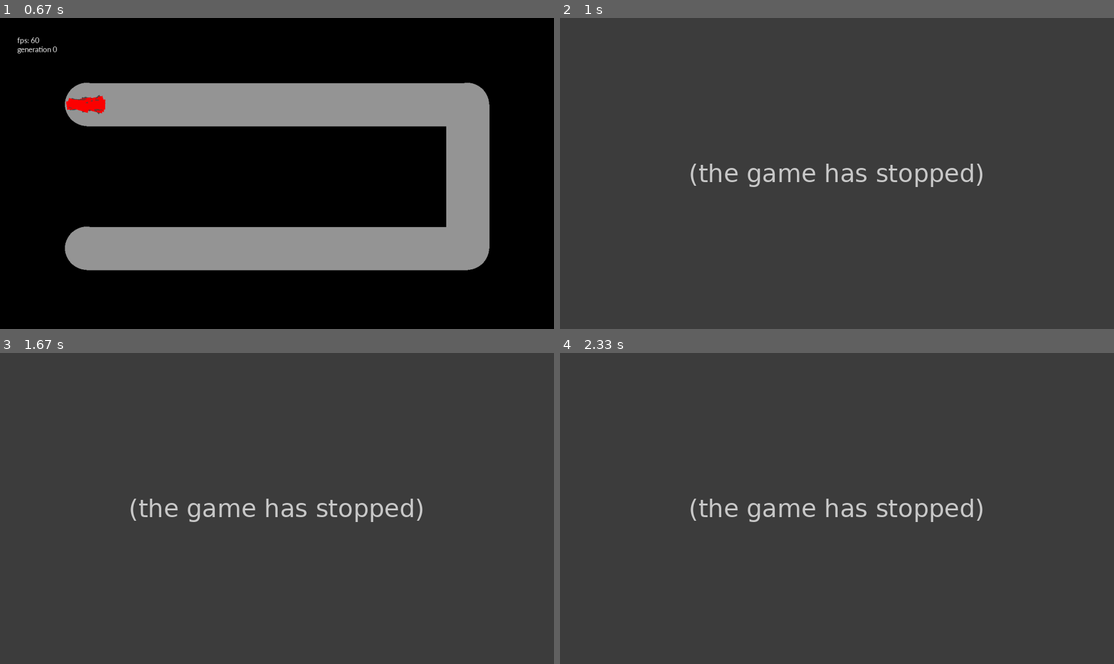
Above: before the commit, frames 1-4 (two rows, left to right).
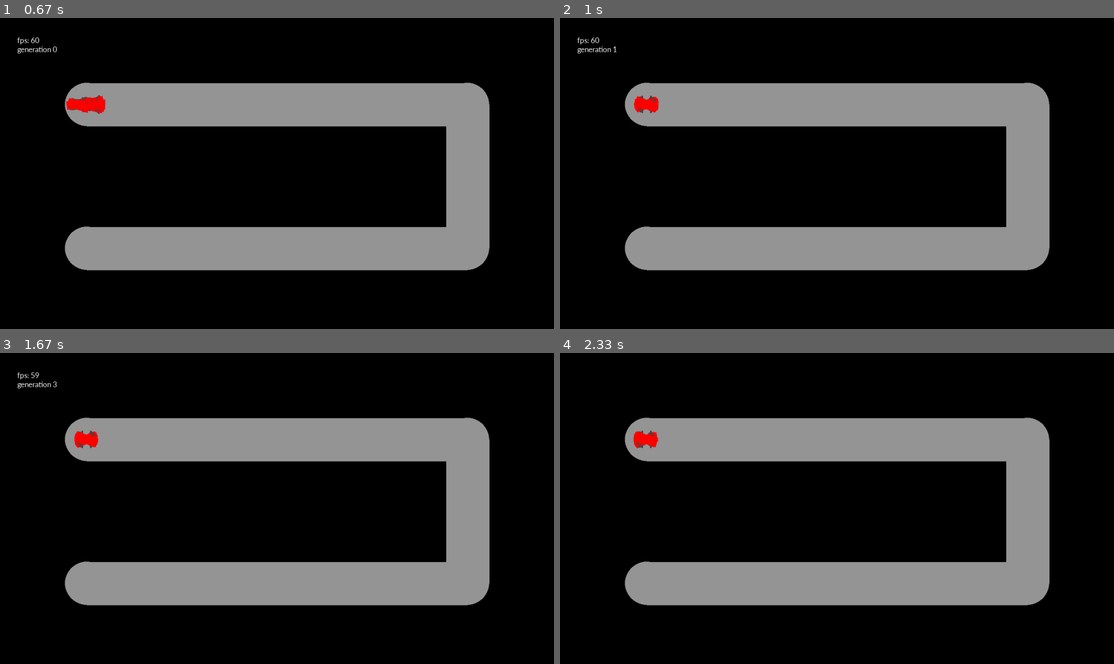
Above: after the commit, the same moments.

Repository: alexelwood14/Hello-AI
Game: pygame game, started from main.py
Two runs of this game, one before a commit and one after it. Both use one fixed random seed, a clock stepped at 60 frames per second and the inputs below.
Inputs:
- Up to frame 1 (0.67 s): no input
- Up to frame 2 (1 s): tap X at 0.83 s
- Up to frame 3 (1.67 s): tap X at 1.23, 1.53 s
- Up to frame 4 (2.33 s): tap X at 1.73, 2.07 s; tap Z at 2.15 s

Frame 1 is identical in both runs. In frame 2, 100% of the frame differs, in the area x 0-100%, y 0-100%; in frame 3, 100%; in frame 4, 100%.
Error before the commit: TypeError: unsupported operand type(s) for /: 'tuple' and 'int' (car_o.py line 397); the game stopped at 0.83 s (later frames are placeholders)

Commit message:
Small big fix

Diff:
--- a/car_o.py
+++ b/car_o.py
@@ -394,7 +394,7 @@
         return self.ai.get_weights()
 
     def reset(self):
-        asp_ratio = self.window.get_size() / const.BASE_RES
+        asp_ratio = self.window.get_size()[1] / const.BASE_RES
         self.pos = asp_ratio * np.array([300, 300])
         self.speed = 0.0
         self.vel = np.array([0.0,0.0])
Not shown, changed: README.md
